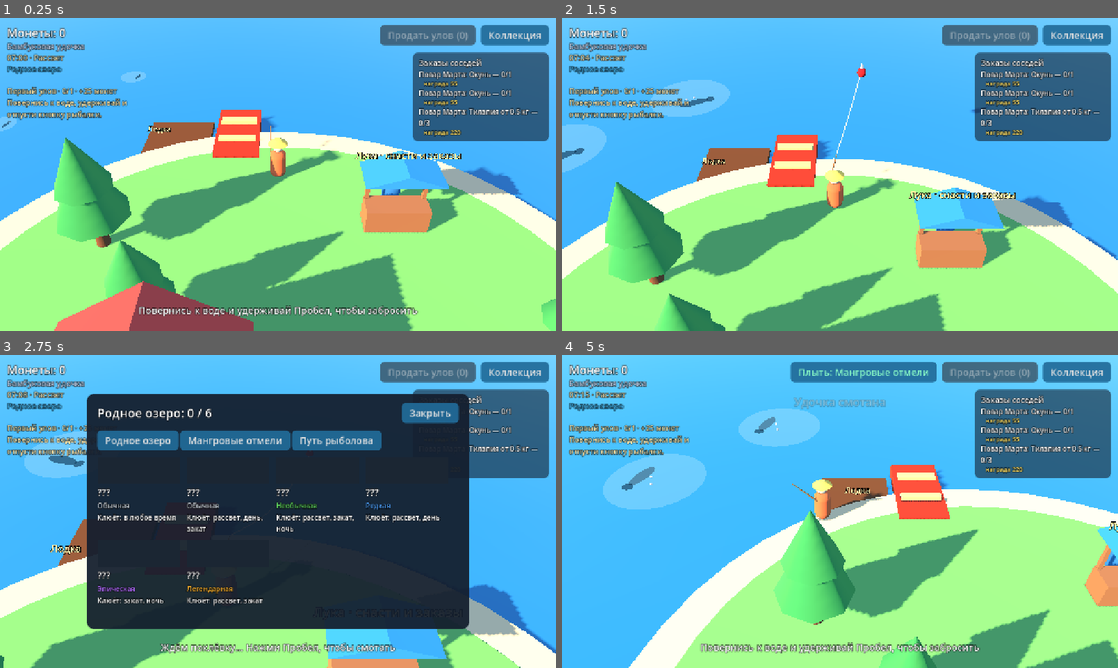
Above: before the commit, frames 1-4 (two rows, left to right).
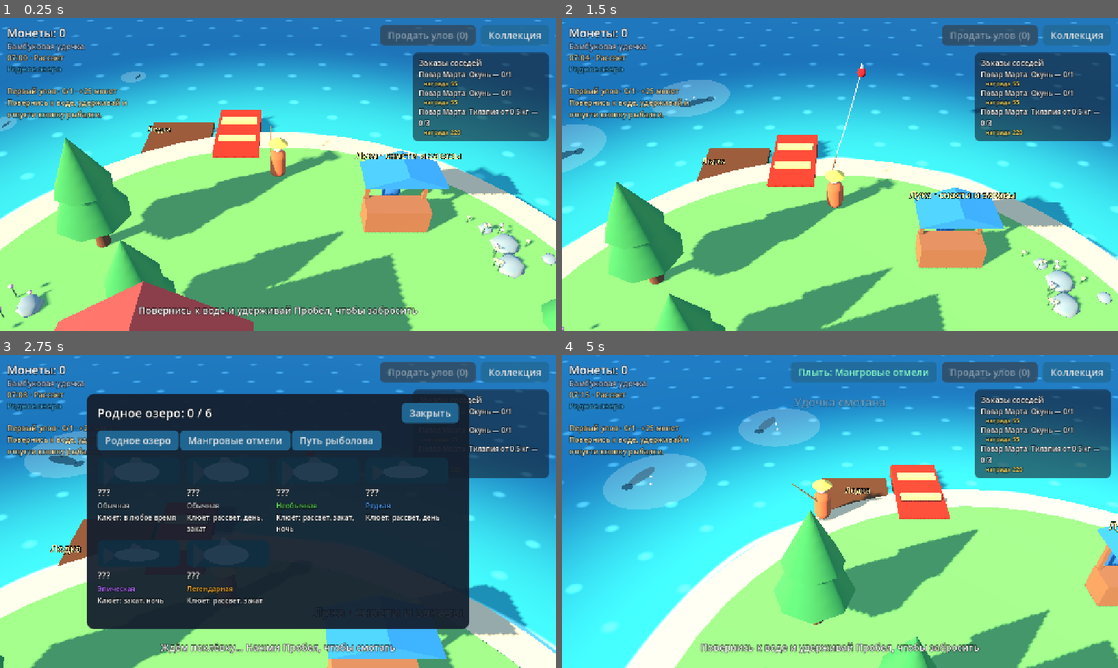
Above: after the commit, the same moments.

Repository: s-cryptor/fishing
Game: Godot game, scene res://scenes/main.tscn
Same seed, same stepped clock (60 frames per second), same inputs: the game is played once before the commit and once after it.
Inputs (mouse positions are in pixels of both pictures, inside the frame that each line leads up to):
- Up to frame 1 (0.25 s): no input
- Up to frame 2 (1.5 s): move the mouse to (962, 158) at 0.52 s; hold D (move_right) 0.53-1.28 s; hold Space (fish_action) 0.53-1.28 s; click (962, 158) at 0.67 s; move the mouse to (728, 190) at 1.27 s; hold S (move_back) from 1.28 s (still down); tap E (interact) at 1.35 s
- Up to frame 3 (2.75 s): move the mouse to (333, 442) at 2.02 s; release S (move_back) at 2.03 s; hold D (move_right) from 2.03 s (still down); hold C (toggle_collection) from 2.03 s (still down)
- Up to frame 4 (5 s): move the mouse to (812, 574) at 2.77 s; release D (move_right) at 2.78 s; release C (toggle_collection) at 2.78 s; hold W (move_forward) 2.78-3.53 s; tap Space (fish_action) at 2.85 s; click (812, 574) at 2.92 s; move the mouse to (1006, 558) at 3.52 s; hold E (interact) 3.53-4.28 s; hold A (move_left) from 3.53 s (still down); move the mouse to (673, 464) at 4.27 s; tap C (toggle_collection) at 4.35 s

The runs differ from the first frame. In frame 1, 37% of the frame differs, in the area x 0-100%, y 0-99%; in frame 2, 46%, in the area x 0-100%, y 0-100%; in frame 3, 30%; in frame 4, 45%.

Commit message:
feat: bring islands and fish portraits to life

Diff:
--- a/scenes/main.tscn
+++ b/scenes/main.tscn
@@ -15,6 +15,8 @@
 [ext_resource type="PackedScene" path="res://scenes/boat_dock.tscn" id="13_dock"]
 [ext_resource type="Resource" path="res://data/biomes/home_lake.tres" id="14_home"]
 [ext_resource type="Resource" path="res://data/biomes/mangrove_shallows.tres" id="15_mangrove"]
+[ext_resource type="Shader" path="res://shaders/water.gdshader" id="16_water_shader"]
+[ext_resource type="Script" path="res://scripts/world/island_details.gd" id="17_details"]
 
 [sub_resource type="ProceduralSkyMaterial" id="sky_mat"]
 sky_top_color = Color(0.32, 0.58, 0.88, 1)
@@ -32,9 +34,8 @@
 ambient_light_energy = 0.8
 tonemap_mode = 2
 
-[sub_resource type="StandardMaterial3D" id="water_mat"]
-albedo_color = Color(0.16, 0.5, 0.68, 1)
-roughness = 0.15
+[sub_resource type="ShaderMaterial" id="water_mat"]
+shader = ExtResource("16_water_shader")
 
 [sub_resource type="PlaneMesh" id="water_mesh"]
 material = SubResource("water_mat")
@@ -122,6 +123,9 @@
 outer_radius = 0.5
 
 [node name="Main" type="Node3D"]
+
+[node name="IslandDetails" type="Node3D" parent="."]
+script = ExtResource("17_details")
 
 [node name="WorldEnvironment" type="WorldEnvironment" parent="."]
 environment = SubResource("env")
@@ -253,22 +257,6 @@
 [node name="ShoreBarrier" type="StaticBody3D" parent="MangroveIsland"]
 script = ExtResource("11_shore")
 
-[node name="Tree1" parent="MangroveIsland" instance=ExtResource("3_tree")]
-position = Vector3(-7, 0.5, -3)
-scale = Vector3(1.5, 0.8, 1.5)
-
-[node name="Tree2" parent="MangroveIsland" instance=ExtResource("3_tree")]
-position = Vector3(5, 0.5, -6)
-scale = Vector3(1.7, 0.9, 1.7)
-
-[node name="Tree3" parent="MangroveIsland" instance=ExtResource("3_tree")]
-position = Vector3(7, 0.5, 4)
-scale = Vector3(1.6, 0.8, 1.6)
-
-[node name="Tree4" parent="MangroveIsland" instance=ExtResource("3_tree")]
-position = Vector3(-4, 0.5, 6)
-scale = Vector3(2, 1, 2)
-
 [node name="MangroveDock" parent="." node_paths=PackedStringArray("destination_water", "arrival_point", "player", "fishing_controller", "camera_rig", "hud") instance=ExtResource("13_dock")]
 position = Vector3(75, 0.5, -10)
 destination_water = NodePath("../Lake")
--- a/scenes/ui/hud.tscn
+++ b/scenes/ui/hud.tscn
@@ -8,6 +8,7 @@
 [ext_resource type="Script" path="res://scripts/ui/collection_panel.gd" id="7_collection"]
 [ext_resource type="Script" path="res://scripts/ui/shop_panel.gd" id="8_shop"]
 [ext_resource type="Script" path="res://scripts/ui/orders_tracker.gd" id="9_orders"]
+[ext_resource type="Script" path="res://scripts/ui/fish_portrait.gd" id="10_portrait"]
 
 [sub_resource type="StyleBoxFlat" id="orders_panel"]
 bg_color = Color(0.08, 0.12, 0.18, 0.6)
@@ -312,10 +313,11 @@
 text = "Улов!"
 horizontal_alignment = 1
 
-[node name="Swatch" type="ColorRect" parent="Root/CatchPopup/VBox"]
+[node name="Swatch" type="Control" parent="Root/CatchPopup/VBox"]
 unique_name_in_owner = true
 custom_minimum_size = Vector2(0, 80)
 layout_mode = 2
+script = ExtResource("10_portrait")
 
 [node name="FishName" type="Label" parent="Root/CatchPopup/VBox"]
 unique_name_in_owner = true
--- a/scripts/ui/catch_popup.gd
+++ b/scripts/ui/catch_popup.gd
@@ -5,7 +5,7 @@
 signal closed
 
 @onready var _title: Label = %Title
-@onready var _swatch: ColorRect = %Swatch
+@onready var _swatch: FishPortrait = %Swatch
 @onready var _name: Label = %FishName
 @onready var _rarity: Label = %Rarity
 @onready var _stats: Label = %Stats
@@ -24,7 +24,7 @@
 		_title.text = "Личный рекорд!"
 	if report.get("trophy", false):
 		_title.text = "Золотой трофей!"
-	_swatch.color = fish.color
+	_swatch.fish = fish
 	_name.text = fish.display_name
 	_rarity.text = fish.rarity_name()
 	_rarity.modulate = fish.rarity_color()
--- a/scripts/ui/collection_panel.gd
+++ b/scripts/ui/collection_panel.gd
@@ -77,9 +77,10 @@
 	var box := VBoxContainer.new()
 	box.custom_minimum_size = Vector2(190, 0)
 
-	var swatch := ColorRect.new()
+	var swatch := FishPortrait.new()
 	swatch.custom_minimum_size = Vector2(0, 60)
-	swatch.color = fish.color if caught else UNKNOWN_COLOR
+	swatch.fish = fish
+	swatch.discovered = caught
 	box.add_child(swatch)
 
 	var name_label := Label.new()
--- /dev/null
+++ b/scripts/ui/fish_portrait.gd
@@ -0,0 +1,64 @@
+class_name FishPortrait
+extends Control
+## Векторный портрет вида: работает в WebGL и масштабируется без текстур.
+
+var fish: FishData
+var discovered := true
+var _time := 0.0
+var _box: StyleBoxFlat
+
+
+func _process(delta: float) -> void:
+	if not is_visible_in_tree():
+		return
+	_time += delta
+	queue_redraw()
+
+
+func _draw() -> void:
+	if fish == null:
+		return
+	draw_style_box(_background(), Rect2(Vector2.ZERO, size))
+	var center := size * Vector2(0.48, 0.52) + Vector2(0, sin(_time * 1.8) * 2.0)
+	var length := minf(size.x * 0.55, size.y * 1.8)
+	var slender := fish.id in [&"pike", &"barramundi", &"sawfish", &"catfish"]
+	var height := length * (0.28 if slender else 0.43)
+	var base := fish.color if discovered else Color("#243c50")
+	var points := PackedVector2Array()
+	for i in 24:
+		var angle := TAU * i / 24.0
+		points.append(center + Vector2(cos(angle) * length * 0.5, sin(angle) * height * 0.5))
+	var tail := center + Vector2(-length * 0.43, 0)
+	var sway := sin(_time * 3.0) * 3.0
+	draw_colored_polygon(PackedVector2Array([tail, tail + Vector2(-length * 0.3, -height * 0.65 + sway), tail + Vector2(-length * 0.3, height * 0.65 + sway)]), base.darkened(0.18))
+	draw_colored_polygon(PackedVector2Array([center + Vector2(-length * 0.2, -height * 0.3), center + Vector2(-length * 0.08, -height * 0.95), center + Vector2(length * 0.25, -height * 0.3)]), base.darkened(0.1))
+	draw_colored_polygon(points, base)
+	if not discovered:
+		return
+	# Светлое брюшко и боковой плавник создают объём.
+	draw_line(center + Vector2(-length * 0.28, height * 0.24), center + Vector2(length * 0.25, height * 0.24), base.lightened(0.35), height * 0.13, true)
+	draw_colored_polygon(PackedVector2Array([center, center + Vector2(-length * 0.12, height * 0.6), center + Vector2(length * 0.1, height * 0.15)]), base.darkened(0.2))
+	if fish.id in [&"perch", &"archerfish", &"tilapia"]:
+		for i in 4:
+			var x := center.x + (i - 1.5) * length * 0.13
+			draw_line(Vector2(x, center.y - height * 0.35), Vector2(x - 3, center.y + height * 0.25), base.darkened(0.4), 4.0, true)
+	if fish.id == &"sawfish":
+		var nose := center + Vector2(length * 0.47, 0)
+		draw_line(nose, nose + Vector2(length * 0.38, 0), base, height * 0.2, true)
+		for i in 6:
+			var tooth := nose + Vector2(i * length * 0.06, 0)
+			draw_line(tooth - Vector2(0, height * 0.2), tooth + Vector2(0, height * 0.2), base.lightened(0.3), 2.0, true)
+	var eye := center + Vector2(length * 0.32, -height * 0.12)
+	draw_circle(eye, maxf(3.0, height * 0.11), Color("#f5eed7"))
+	draw_circle(eye + Vector2(1, 0), maxf(1.5, height * 0.06), Color("#122331"))
+	if fish.id == &"catfish":
+		for side in [-1, 1]:
+			draw_line(center + Vector2(length * 0.42, height * 0.13), center + Vector2(length * 0.65, height * 0.5 * side), base.lightened(0.3), 2.0, true)
+
+
+func _background() -> StyleBoxFlat:
+	if _box == null:
+		_box = StyleBoxFlat.new()
+		_box.bg_color = Color("#102e40")
+		_box.set_corner_radius_all(12)
+	return _box
--- /dev/null
+++ b/scripts/world/island_details.gd
@@ -0,0 +1,71 @@
+extends Node3D
+## Детерминированный декор островов без внешних ассетов.
+
+func _ready() -> void:
+	var rng := RandomNumberGenerator.new()
+	rng.seed = 1907
+	for i in 24:
+		var angle := rng.randf() * TAU
+		var radius := rng.randf_range(8.0, 11.5)
+		var point := Vector3(cos(angle) * radius, 0.55, sin(angle) * radius)
+		# Не закрываем подходы к лодке и прилавку.
+		if point.z < -7.0 or point.distance_to(Vector3(4.5, 0.55, -6)) < 3.0:
+			continue
+		var rock := SphereMesh.new()
+		rock.radial_segments = 6
+		rock.rings = 3
+		rock.radius = rng.randf_range(0.25, 0.6)
+		rock.height = rock.radius * 1.5
+		_mesh(self, rock, point, Color("#849b93"))
+		for j in 3:
+			var stem := CylinderMesh.new()
+			stem.top_radius = 0.01
+			stem.bottom_radius = 0.025
+			stem.height = rng.randf_range(0.25, 0.5)
+			var flower_pos := point + Vector3(rng.randf_range(-0.7, 0.7), stem.height * 0.5, rng.randf_range(-0.7, 0.7))
+			_mesh(self, stem, flower_pos, Color("#477b47"))
+			var flower := SphereMesh.new()
+			flower.radius = 0.09
+			flower.height = 0.12
+			flower.radial_segments = 5
+			flower.rings = 2
+			_mesh(self, flower, flower_pos + Vector3.UP * stem.height * 0.5, Color("#f4d189") if i % 2 == 0 else Color("#e7a8aa"))
+	for point in [Vector3(73, 0.5, -3), Vector3(85, 0.5, -6), Vector3(87, 0.5, 4), Vector3(76, 0.5, 6)]:
+		_mangrove(point)
+
+
+func _mangrove(point: Vector3) -> void:
+	var trunk := CylinderMesh.new()
+	trunk.top_radius = 0.22
+	trunk.bottom_radius = 0.38
+	trunk.height = 2.8
+	trunk.radial_segments = 7
+	_mesh(self, trunk, point + Vector3.UP * 1.4, Color("#795b42"))
+	for i in 5:
+		var angle := TAU * i / 5.0
+		var outward := Vector3(cos(angle), 0, sin(angle))
+		var root := CylinderMesh.new()
+		root.top_radius = 0.09
+		root.bottom_radius = 0.13
+		root.height = 2.2
+		root.radial_segments = 5
+		var branch := _mesh(self, root, point + outward * 0.7 + Vector3.UP * 0.6, Color("#795b42"))
+		branch.quaternion = Quaternion(Vector3.UP, (Vector3.UP * 1.3 - outward * 1.4).normalized())
+		var crown := SphereMesh.new()
+		crown.radius = 1.5
+		crown.height = 1.65
+		crown.radial_segments = 7
+		crown.rings = 3
+		_mesh(self, crown, point + outward * 1.0 + Vector3.UP * 3.0, Color("#2d805e") if i % 2 == 0 else Color("#459b6a"))
+
+
+func _mesh(parent: Node3D, mesh: Mesh, point: Vector3, color: Color) -> MeshInstance3D:
+	var instance := MeshInstance3D.new()
+	instance.mesh = mesh
+	instance.position = point
+	var material := StandardMaterial3D.new()
+	material.albedo_color = color
+	material.roughness = 1.0
+	instance.material_override = material
+	parent.add_child(instance)
+	return instance
--- /dev/null
+++ b/shaders/water.gdshader
@@ -0,0 +1,22 @@
+shader_type spatial;
+render_mode cull_disabled;
+
+uniform vec4 deep_color : source_color = vec4(0.08, 0.35, 0.48, 1.0);
+uniform vec4 shallow_color : source_color = vec4(0.22, 0.7, 0.66, 1.0);
+varying vec3 world_position;
+
+void vertex() {
+	world_position = (MODEL_MATRIX * vec4(VERTEX, 1.0)).xyz;
+}
+
+void fragment() {
+	vec2 p = world_position.xz;
+	float shore = min(length(p), length(p - vec2(80.0, 0.0)));
+	float shallow = 1.0 - smoothstep(13.0, 26.0, shore);
+	float wave = sin(p.x * 1.5 + TIME * 0.65) * sin(p.y * 1.8 - TIME * 0.4);
+	float glint = smoothstep(0.85, 1.0, wave) * 0.13;
+	float foam = (1.0 - smoothstep(0.06, 0.24, abs(shore - 13.0 - sin(TIME + p.x) * 0.15))) * 0.48;
+	ALBEDO = mix(deep_color.rgb, shallow_color.rgb, shallow) + vec3(glint + foam);
+	ROUGHNESS = 0.65;
+	SPECULAR = 0.25;
+}
Not shown, added: scripts/ui/fish_portrait.gd.uid
Not shown, added: scripts/world/island_details.gd.uid
Not shown, added: shaders/water.gdshader.uid
Not shown, added: tests/test_progression.gd.uid
Not shown, changed: AGENTS.md
